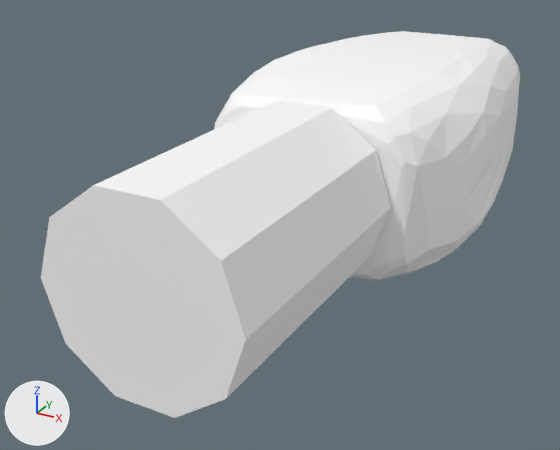
The COLLADA model aero_description/aero_four_legs/models/urdf/aero_upper_meshes/RARM_LINK5_mesh.dae, before and after one commit.
Rendered twice from a 50 mm camera at (0.00097, -0.00281, 0.00092) aimed at (-0.00013, -0.00081, -0.00008). Lighting does not change. The marker at lower left points along +X, +Y and +Z. Where no turn or scale is listed for an object, it has been applied to the vertices.

Objects in the first picture: 'RARM_LINK5'.
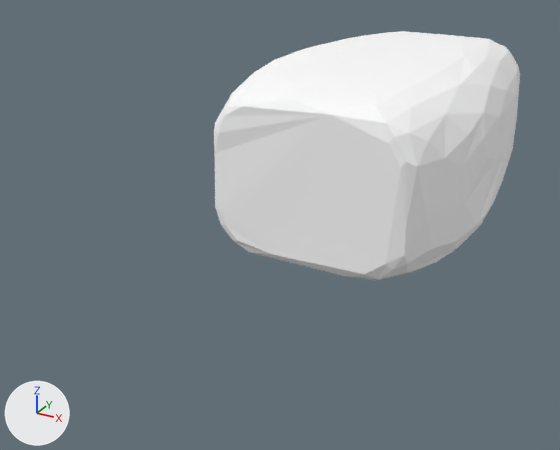
The newer file is also rescaled (x100.0), turned or shifted as a whole; pictures and numbers use the older file's frame.

What differs and where, as boxes [x1, y1, x2, y2] in the pictures (560 x 450 px):
'RARM_LINK5', reshaped (36% narrower, 36% shorter)
    before: [41, 31, 520, 418]
    after: [214, 31, 520, 280]
part 1 of me_rarm_link5, deleted
    before: [41, 100, 391, 418]

The edits, one by one:
Material 'blinn20' (mat_blinn20) is new.
Its base color is (1.0, 1.0, 1.0) (white #ffffff).
Its roughness is 0.9.
me_rarm_link5 has 293 vertices, 578 faces and spans x -0.00036..0.00045, y -0.00174..0.00052, z -0.00018..0.00042.
me_rarm_link5 is used by ob_rarm_link5; location (0.0, 0.0, 0.0).
me_rarm_link5 no longer uses material mat_m0blinn20 (white #ffffff).
me_rarm_link5 no longer uses material mat_m1blinn21 (white #ffffff).
me_rarm_link5 part 1: the loose piece of 22 vertices spanning x -0.00021..0.00031, y -0.00174..-0.001, z -0.00011..0.00038 is deleted.
me_rarm_link5 now uses material mat_blinn20 (white #ffffff).
